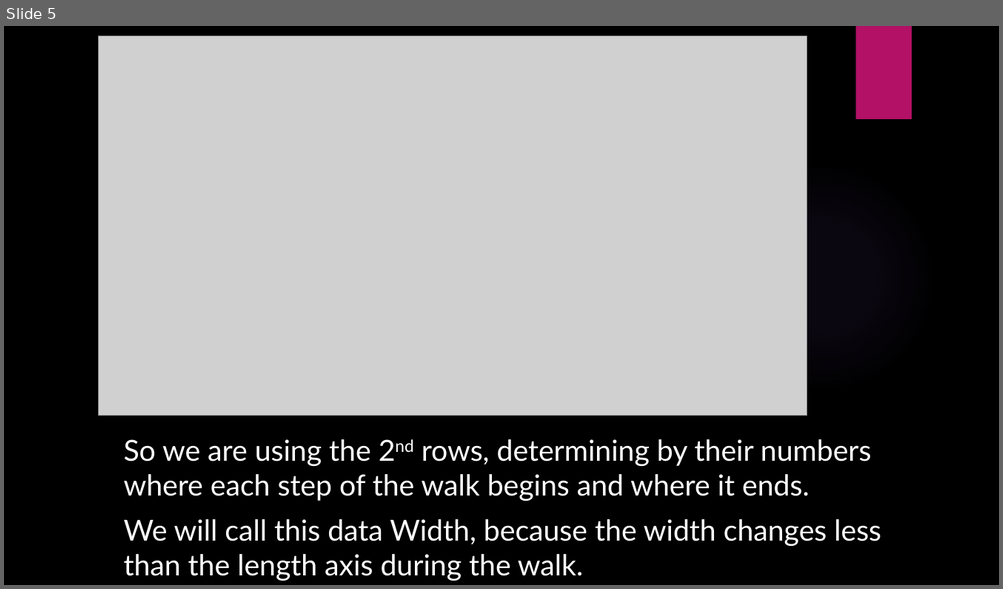
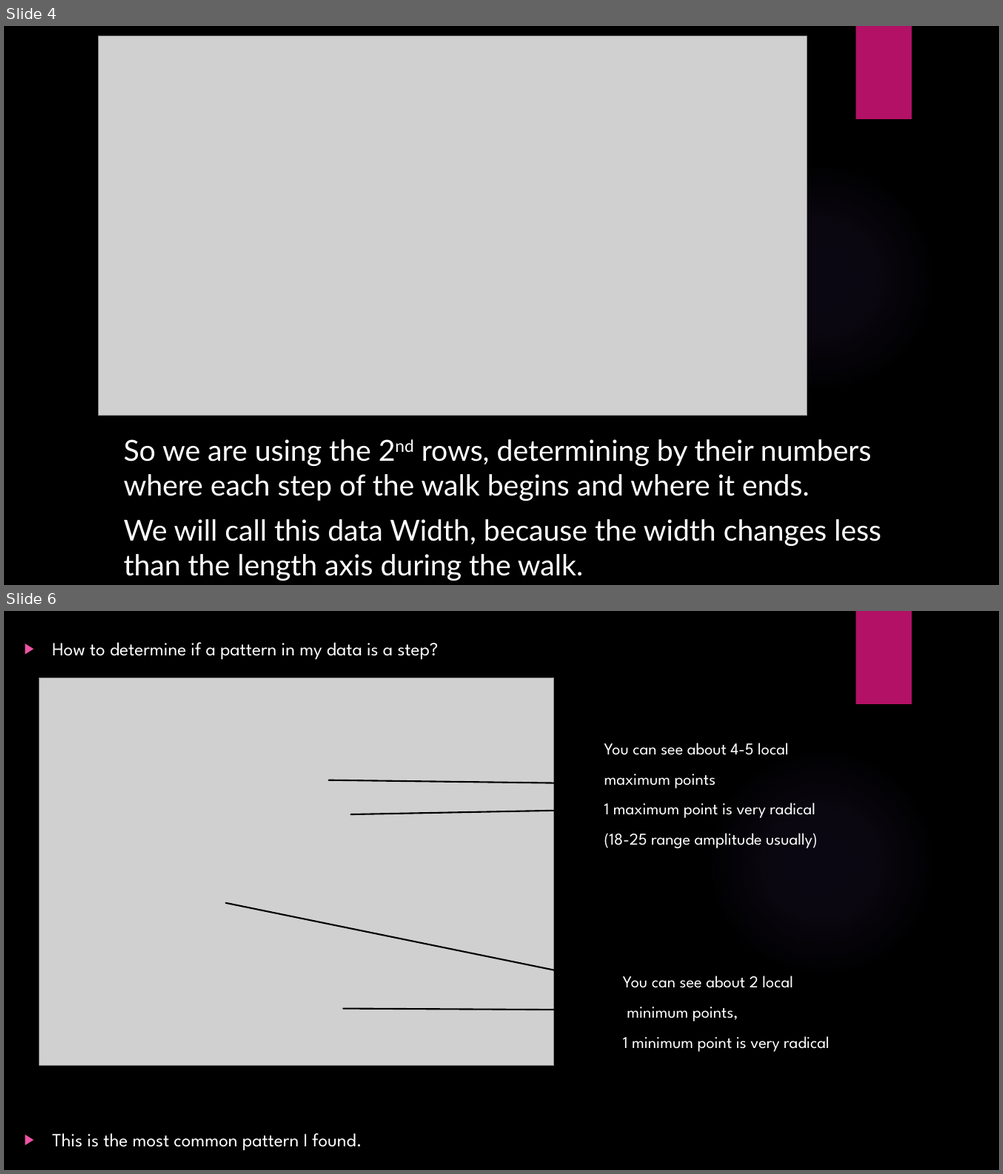
Before and after one commit to Omri110/Gyroscope-step-modeling--Matlab, a slide deck: Project_Presentation.pptx. Shown one above the other, each under a label of ours: slide 5 before the commit, slides 4 and 6 after it; the slides between them are not shown. The pictures are 1003x589 and 1003x1174 pixels, drawn with LibreOffice and Linux fonts; fonts in the diff are those of the drawing; grey boxes stand for pictures; background and template pictures are left out. Boxes give left, top, right and bottom in pixels: in the first picture for what was removed or moved away, otherwise in the second. Text is boxed around its words. In the diff, an @@ line names an element or a change of style, - is before the commit and + after.

Commit message:
project about IMU Data steps analyzing
project about IMU Data steps analyzing

```diff
--- a/Project_Presentation.pptx
+++ b/Project_Presentation.pptx
@@ slide 6 added at <box>4,611,999,1170</box>, background picture (left out); not listed: 2 template elements that a slide beside it also shows @@
@@ text added at <box>52,642,438,1151</box>, 18 pt, text #FFFFFF @@
+▶ How to determine if a pattern in my data is a step?
+▶ This is the most common pattern I found.
@@ picture added at <box>39,678,554,1066</box> @@
@@ text added at <box>604,743,817,849</box>, 16 pt, text #FFFFFF @@
+You can see about 4-5 local
+maximum points
+1 maximum point is very radical
+(18-25 range amplitude usually)
@@ arrow added from (329, 780) to (597, 783), #000000 1.5 pt @@
@@ arrow added from (351, 815) to (597, 810), #000000 1.5 pt @@
@@ arrow added from (225, 903) to (602, 980), #000000 1.5 pt @@
@@ text added at <box>623,976,829,1052</box>, 16 pt, text #FFFFFF @@
+You can see about 2 local
+minimum points,
+1 minimum point is very radical
@@ arrow added from (344, 1008) to (602, 1010), #000000 1.5 pt @@
@@ what was slide 5 is now slide 4 @@
```
Also in this commit, not shown: 4 slides changed, 5 other slides added, 3 slides removed, 25 other files.
